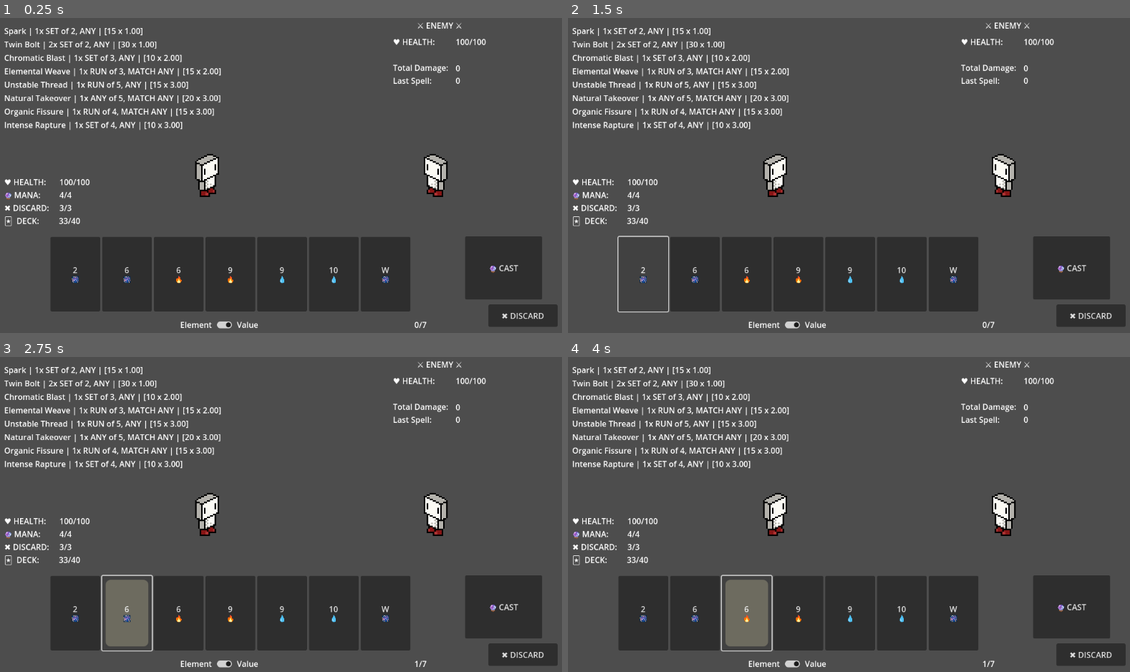
Above: before the commit, frames 1-4 (two rows, left to right).
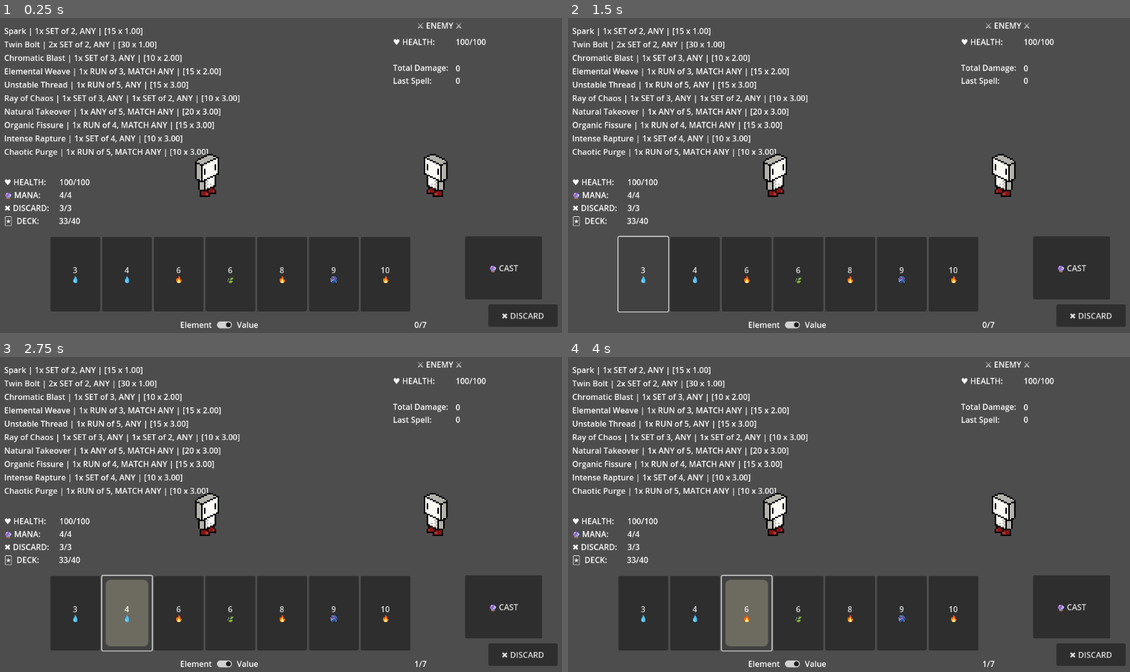
Above: after the commit, the same moments.

Repository: itsdotnickscott/wizard_card_game
Game: Godot game, scene res://scenes/battle.tscn
Two runs of this game, one before a commit and one after it. Both use one fixed random seed, a clock stepped at 60 frames per second and the inputs below.
Inputs (mouse positions are in pixels of both pictures, inside the frame that each line leads up to):
- Up to frame 1 (0.25 s): no input
- Up to frame 2 (1.5 s): click (641, 273) at 0.5 s, where only the run before the commit has a clickable "2 🎆"; click (641, 273) at 1.25 s, where only the run after the commit has a clickable "3 💧"
- Up to frame 3 (2.75 s): click (129, 612) at 2 s, where only the run before the commit has a clickable "6 🎆"
- Up to frame 4 (4 s): click (697, 612) at 2.75 s, where only the run after the commit has a clickable "4 💧"; click "6 🔥" at 3.5 s

The runs differ from the first frame. In frame 1, 2.3% of the frame differs, in the area x 0-70%, y 24-85%; in frame 2, 2.3%; in frame 3, 2.3%; in frame 4, 2.3%.

Commit message:
Analysis major bug fixes
- Continuing to revamp Analysis to be flexible with different types of spells
- Now identifies hand and strongest hand
- Will be able to support more complex spells in the future with recursive features
- Above not tested to full extent, but early tests for full house look fully functioning

Diff:
--- a/scripts/analysis.gd
+++ b/scripts/analysis.gd
@@ -10,18 +10,93 @@
 var deck: Array[Card]
 
 
+## =====  CONSTRUCTOR  ===== ##
+
+
 func _init(spells: Array[Spell], cards: Array[Card]) -> void:
 	spellbook = spells
 	deck = cards
 
 
-## Prints out details of each spell into the console.
+## =====  NON STATIC FUNCTIONS  =====  ##
+
+
+## Prints out details of each [Spell] in [Analysis.spellbook] into the console.
 func analyze_spells() -> void:
 	for spell in spellbook:
-		print(get_spell_info(spell))
-		calc_dmg_stats(spell)
+		print("\n* -------------------------------------------------------------------- *\n")
+		print(get_spell_info(spell) + "\n")
 		sample_probabilities(spell)
-		print()
+
+
+
+
+## Simulates hands and prints the probability the drawn hand matches the given [param spell].
+func sample_probabilities(spell: Spell) -> void:
+	var result := 0
+
+	var min_dmg := INF
+	var max_dmg := 0.0
+	var tot_dmg := 0.0
+
+	var best_hand := []
+
+	var samples := 2000
+
+	for i in range(samples):
+		deck.shuffle()
+		var hand: Array[Card] = []
+		for j in range(HAND_SIZE):
+			hand.append(deck[j])
+
+		if is_valid_spell(spell, hand, false):
+			result += 1
+			var cards = get_hand_from_spell(spell, hand)
+			var dmg = calc_dmg(cards, spell)
+
+			if dmg < min_dmg:
+				min_dmg = dmg
+			elif dmg > max_dmg:
+				max_dmg = dmg
+				best_hand = cards
+
+			tot_dmg += dmg
+
+	print("%d (%0.2f%%)" % [result, float(result) / samples * 100])
+	print("\tBest Hand: ", best_hand)
+	print("\tMin Dmg: ", min_dmg)
+	print("\tAvg Dmg/Cast: %0.2f" % [tot_dmg / result])
+	print("\tMax Dmg: ", max_dmg)
+	print("\tExpected Value: %0.2f" % [tot_dmg / samples])
+
+
+
+## =====  STATIC FUNCTIONS ===== ##
+
+
+## Given an [Array] of [Card] objects,  calculate its
+## damage value when cast with [param spell].
+static func calc_dmg(hand: Array, spell: Spell) -> float:
+	var base: int = spell.base
+
+	for card in hand:
+		base += card.rank
+
+	var dmg = base * spell.multi
+
+	return dmg
+
+
+## Sorts [member Player.hand] by [member Card.rank] if [param by_rank] is [code]true[/code].
+## Otherwise, it sorts it by [member Card.element]. Modifies the existing [Array].
+static func sort_cards(cards: Array[Card], by_rank: bool) -> void:
+	var asc_value := func(a: Card, b: Card) -> int:
+		if by_rank:
+			return a.rank < b.rank
+		else:
+			return a.element < b.element
+
+	cards.sort_custom(asc_value)
 
 
 ## Prints the title and hand composition of a [param spell] onto the console.
@@ -54,150 +129,155 @@
 	return spell.name + " | " + subtitle
 
 
-## Given a [param spell], calculate its min, avg, and max damage values.
-func calc_dmg_stats(spell: Spell) -> void:
-	var min_dmg: float = spell.base
-	var avg_dmg: float = spell.base
-	var max_dmg: float = spell.base
-
+## =====  SPELL VERIFICATION FUNCTIONS  ===== ##
+
+
+## Returns the first [Spell] that can be case from the given [param hand].
+static func get_valid_spell(spells: Array[Spell], hand: Array[Card], exact: bool) -> Spell:
+	for spell in spells:
+		if is_valid_spell(spell, hand, exact):
+			return spell
+
+	return null
+
+
+## Returns [code]true[/code] if given [param hand] works for [param spell].
+static func is_valid_spell(spell: Spell, hand: Array[Card], exact: bool) -> bool:
+	if exact and hand.size() != spell.size():
+		return false
+
+	sort_cards(hand, true)
+
+	var combos := []
 	for i in range(spell.parts()):
+		var part := []
 		match spell.rank_combo[i]:
-			Spell.RankCombo.SET, Spell.RankCombo.ANY:
-				for j in range(spell.quantity[i]):
-					min_dmg += (LOW_CARD + j) * spell.card_amt[i]
-					avg_dmg += ((LOW_CARD + HIGH_CARD) / 2.0) * spell.card_amt[i]
-					max_dmg += (HIGH_CARD - j) * spell.card_amt[i]
+			Spell.RankCombo.SET:
+				part = get_valid_sets(hand, spell, i)
 
 			Spell.RankCombo.RUN:
-				min_dmg += (LOW_CARD + 1) * spell.card_amt[i] * spell.quantity[i]
-
-				var run_avg = func() -> float:
-					var val: float = 0
-					# Calculates main run hands (ie 2 3 4 to 9 10 11)
-					for j in range(HIGH_CARD - LOW_CARD - 1):
-						for k in range(spell.card_amt[i]):
-							val += LOW_CARD + i + j
-
-					# Calculates bridging run (ie 11 2 3)
-					val += HIGH_CARD
-					for j in range(spell.card_amt[i] - 1):
-						val += LOW_CARD + j
-
-					# 9 ways to make a run, avg value of run
-					return val / (HIGH_CARD - LOW_CARD) * spell.quantity[i]
-
-				avg_dmg += run_avg.call()
-				max_dmg += (HIGH_CARD - 1) * spell.card_amt[i] * spell.quantity[i]
-
-	min_dmg *= spell.multi
-	avg_dmg *= spell.multi
-	max_dmg *= spell.multi
-
-	print("min damage: ", min_dmg)
-	print("avg damage: ", avg_dmg)
-	print("max damage: ", max_dmg)
-
-
-## Returns [code][true][/code] if [param card1] and [param card2] are matching the
-## element [param combo].
-static func check_elem_combo(combo: Spell.ElemCombo, card1: Card, card2: Card) -> bool:
-	match combo:
-		Spell.ElemCombo.ANY:
-			return true
-
-		Spell.ElemCombo.MATCH_ANY:
-			return card1.element == card2.element
-
-		_:
+				part = get_valid_runs(hand, spell, i)
+
+			Spell.RankCombo.ANY when spell.elem_combo[i] == Spell.ElemCombo.MATCH_ANY:
+				part = get_valid_match_anys(hand, spell, i)
+
+		if part.size() < spell.quantity[i]:
 			return false
 
-
-## Returns a [Dictionary] with the amount of each rank in [param hand].
-static func count_ranks(hand: Array[Card]) -> Dictionary:
-	var ranks: Dictionary = {}
-
-	for card in hand:
-		if card.rank not in ranks.keys():
-			ranks[card.rank] = 1
-		else:
-			ranks[card.rank] += 1
-
-	return ranks
-
-
-## Returns a [Dictionary] with the amount of each [member Card.element] in [param hand].
-static func count_elems(hand: Array[Card]) -> Dictionary:
-	var elems: Dictionary = {}
-
-	for card in hand:
-		if card.element not in elems.keys():
-			elems[card.element] = 1
-		else:
-			elems[card.element] += 1
-
-	return elems
-
-
-## Simulates hands and prints the probability the drawn hand matches the given [param spell].
-func sample_probabilities(spell: Spell) -> void:
-	var result = 0
-	var samples = 1000
-
-	for i in range(samples):
-		deck.shuffle()
-		var hand: Array[Card] = []
-		for j in range(HAND_SIZE):
-			hand.append(deck[j])
-
-		if has_valid_spell(spell, hand):
-			result += 1
-
-	print("%d (%0.2f%%)" % [result, float(result) / samples * 100])
-
-
-## Returns [code]true[/code] if the given hand has cards within that can be used to cast the
-## [param spell].
-func has_valid_spell(spell: Spell, hand: Array[Card]) -> bool:
+		combos.append(part)
+
+	if get_unique_valid_hand(spell, combos).is_empty():
+		return false
+
+	return true
+
+
+## Assumes hand is already
+static func get_hand_from_spell(spell: Spell, hand: Array[Card]) -> Array:
 	sort_cards(hand, true)
 
+	var combos := []
 	for i in range(spell.parts()):
-		if not has_valid_hand(hand, spell, i):
-			return false
-
-	return true
-
-
-## Returns [code][true][/code] if [Card] objects in [param hand] is able to make a set
-## of [param card_amt].
-func has_valid_hand(hand: Array[Card], spell: Spell, part: int) -> bool:
-	var combos := []
-	match spell.rank_combo[part]:
-		Spell.RankCombo.SET:
-			combos = get_valid_sets(hand, spell, part)
-
-		Spell.RankCombo.RUN:
-			combos = get_valid_runs(hand, spell, part)
-
-		Spell.RankCombo.ANY when spell.elem_combo[part] == Spell.ElemCombo.MATCH_ANY:
-			combos = get_valid_match_anys(hand, spell, part)
-
-	var count := 0
-	var used := []
-
-	combos.reverse()
+		var part := []
+		match spell.rank_combo[i]:
+			Spell.RankCombo.SET:
+				part = get_valid_sets(hand, spell, i)
+
+			Spell.RankCombo.RUN:
+				part = get_valid_runs(hand, spell, i)
+
+			Spell.RankCombo.ANY when spell.elem_combo[i] == Spell.ElemCombo.MATCH_ANY:
+				part = get_valid_match_anys(hand, spell, i)
+
+		combos.append(part)
+
+	return get_unique_valid_hand(spell, combos)
+
+
+static func get_unique_valid_hand(spell: Spell, combos: Array) -> Array:
+	var combinations := []
+
+	for i in range(spell.parts()):
+		combinations.append(get_valid_combinations(spell, i, combos[i]))
+
+	var hands := build_valid_hands(combinations)
+
+	if hands.is_empty():
+		return []
+
+	elif hands.size() > 1:
+		var best: Array = hands[0]
+		var high: float = calc_dmg(hands[0], spell)
+
+		for hand in hands.slice(1):
+			var dmg = calc_dmg(hand, spell)
+
+			if dmg > high:
+				best = hand
+				high = dmg
+
+		return best
+
+	else:
+		return hands[0]
+
+
+## Returns an [Array] of valid hands that could be made from the current part.
+static func get_valid_combinations(spell: Spell, part: int, hands: Array) -> Array:
+	var combos := _get_set_combinations(hands, spell.quantity[part])
+	var valid := []
+
+	# A combo represents ways to make up one part of the spell given the hand
+	# ie. a 2-pair could represent [[Card(2,0), Card(2,1)], [Card(3,0), Card(3,1)]]
 	for combo in combos:
-		var new := true
-		for card in used:
-			if card in combo:
-				new = false
-
-		if new:
-			count += 1
-			used += combo
-
-			if count == spell.quantity[part]:
-				return true
-	return false
+		var used := []
+
+		# A small hand represents one part of the combo ie. [Card(2,0), Card(2,1)]
+		for small_hand in combo:
+			var unique := true
+
+			# Check every card and make sure it is unique
+			for card in small_hand:
+				if card in used:
+					unique = false
+					break
+				used.append(card)
+
+			if not unique:
+				break
+
+		# If used has every unique card needed to cast then add to valid combinations
+		if used.size() == spell.card_amt[part] * spell.quantity[part]:
+			valid.append(used)
+	return valid
+
+
+static func build_valid_hands(combos: Array, part: int=0, hand: Array=[]) -> Array:
+	# Base case: if we've reached the last part then we've constructed a unique hand
+	if part == combos.size():
+		return [hand]
+
+	var hands := []
+
+	for small_hand in combos[part]:
+		var unique := true
+
+		for card in small_hand:
+			if card in hand:
+				unique = false
+				break
+
+		if unique:
+			var finished_hand = build_valid_hands(combos, part + 1, hand + small_hand)
+			# Recursive case: if a card is unique it shows up as an empty array
+			if not finished_hand.is_empty():
+				hands += finished_hand
+
+	# Recursive case: return any finished hands we completed
+	return hands
+
+
+## =====  SPELL-SPECIFIC VERIFIERS  ===== ##
 
 
 static func get_valid_sets(hand: Array[Card], spell: Spell, part: int) -> Array:
@@ -217,7 +297,6 @@
 	for s in sets:
 		hands += _get_set_combinations(s, spell.card_amt[part])
 
-	#print(hands)
 	return hands
 
 
@@ -232,7 +311,7 @@
 			for r in runs:
 				# Last card of run is 1 below current card
 				if card.rank == r[-1].rank + 1:
-					if check_elem_combo(spell.elem_combo[part], r[-1], card):
+					if _check_elem_combo(spell.elem_combo[part], r[-1], card):
 						r.append(card)
 						added = true
 						break
@@ -242,7 +321,7 @@
 				if card.rank == 11:
 					for r in runs:
 						if r[0].rank == 2:
-							if check_elem_combo(spell.elem_combo[part], r[-1], card):
+							if _check_elem_combo(spell.elem_combo[part], r[-1], card):
 								r.append(card)
 								break
 						elif r[0].rank > 2:
@@ -282,6 +361,49 @@
 	return hands
 
 
+## =====  HELPER FUNCTIONS  ===== ##
+
+
+## Returns [code][true][/code] if [param card1] and [param card2] are matching the
+## element [param combo].
+static func _check_elem_combo(combo: Spell.ElemCombo, card1: Card, card2: Card) -> bool:
+	match combo:
+		Spell.ElemCombo.ANY:
+			return true
+
+		Spell.ElemCombo.MATCH_ANY:
+			return card1.element == card2.element
+
+		_:
+			return false
+
+
+## Returns a [Dictionary] with the amount of each rank in [param hand].
+static func _count_ranks(hand: Array[Card]) -> Dictionary:
+	var ranks: Dictionary = {}
+
+	for card in hand:
+		if card.rank not in ranks.keys():
+			ranks[card.rank] = 1
+		else:
+			ranks[card.rank] += 1
+
+	return ranks
+
+
+## Returns a [Dictionary] with the amount of each [member Card.element] in [param hand].
+static func _count_elems(hand: Array[Card]) -> Dictionary:
+	var elems: Dictionary = {}
+
+	for card in hand:
+		if card.element not in elems.keys():
+			elems[card.element] = 1
+		else:
+			elems[card.element] += 1
+
+	return elems
+
+
 static func _get_run_combinations(cards: Array, size: int) -> Array:
 	var combinations := []
 
@@ -301,122 +423,19 @@
 static func _get_set_combinations(cards: Array, size: int) -> Array:
 	# Base cases
 	if size == 0:
-		return [[]]  # Return a 2D array with an empty combination
+		return [[]] # Return a 2D array with an empty combination
 	if size > cards.size():
-		return []  # No combinations possible
-
-    # Recursive step: take one card and find combinations of the rest
+		return [] # No combinations possible
+
+	# Recursive step: take one card and find combinations of the rest
 	var combinations := []
 
 	for i in range(cards.size()):
-		var card: Card = cards[i]
-		var remaining_cards := cards.slice(i + 1)  # Take cards after the current one
+		var card = cards[i]
+		var remaining_cards := cards.slice(i + 1) # Take cards after the current one
 		var smaller_combinations := _get_set_combinations(remaining_cards, size - 1)
 
 		for combination in smaller_combinations:
 			combinations.append([card] + combination)
 
 	return combinations
-
-
-## Given an [Array] of [Card] objects, find the spell matching the selection and calculate its
-## damage value.
-static func calc_dmg(hand: Array[Card], spell: Spell) -> float:
-	# Check for valid spell in spellbook
-	if is_valid_spell(spell, hand):
-		var base: int = spell.base
-
-		for card in hand:
-			base += card.rank
-
-		var dmg = base * spell.multi
-
-		print(spell.name + " - ", dmg)
-
-		return dmg
-
-	return 0
-
-
-## Sorts [member Player.hand] by [member Card.rank] if [param by_rank] is [code]true[/code].
-## Otherwise, it sorts it by [member Card.element]. Modifies the existing [Array].
-static func sort_cards(cards: Array[Card], by_rank: bool) -> void:
-	var asc_value := func (a: Card, b: Card) -> int:
-		if by_rank:
-			return a.rank < b.rank
-		else:
-			return a.element < b.element
-
-	cards.sort_custom(asc_value)
-
-
-## Returns the first [Spell] that can be case from the given [param hand].
-static func get_valid_spell(spells: Array[Spell], hand: Array[Card]) -> Spell:
-	for spell in spells:
-		if is_valid_spell(spell, hand):
-			return spell
-
-	return null
-
-
-## Returns [code]true[/code] if given [param hand] works for [param spell].
-static func is_valid_spell(spell: Spell, hand: Array[Card]) -> bool:
-	if hand.size() != spell.size():
-		return false
-
-	sort_cards(hand, true)
-
-	var combos := []
-	for i in range(spell.parts()):
-		var part := []
-		match spell.rank_combo[i]:
-			Spell.RankCombo.SET:
-				part = get_valid_sets(hand, spell, i)
-
-			Spell.RankCombo.RUN:
-				part = get_valid_runs(hand, spell, i)
-
-			Spell.RankCombo.ANY when spell.elem_combo[i] == Spell.ElemCombo.MATCH_ANY:
-				part = get_valid_match_anys(hand, spell, i)
-
-		combos.append(part)
-
-	if get_unique_valid_hand(spell, combos).is_empty():
-		return false
-
-	return true
-
-
-static func get_unique_valid_hand(spell: Spell, combos: Array) -> Array:
-	var combinations := []
-	# A part represents ways to make up one part of the spell given the hand
-	# ie. a 2-pair could represent [[Card(2,0), Card(2,1)], [Card(3,0), Card(3,1)]]
-	for part in combos:
-		var used := []
-		var unique := true
-
-		# A small hand represents certain cards that make up the part in whole
-		# ie. a 2-pair could have small hand [Card(2,0), Card(2,1)]
-		for small_hand in part:
-			for card in small_hand:
-				if card in used:
-					unique = false
-					break
-				used.append(card)
-
-			if not unique:
-				break
-
-		if not unique:
-			return []
-
-		var result = []
-		for small_hand in part:
-			result += small_hand
-		combinations.append(result)
-
-	for combo in combinations:
-		if combo.size() == spell.size():
-			return combo
-
-	return []
--- a/scripts/battle.gd
+++ b/scripts/battle.gd
@@ -35,6 +35,7 @@
 		print("No spell found!")
 	else:
 		var dmg := Analysis.calc_dmg(selected_cards, spell)
+		print(spell.name + " - ", dmg)
 		enemy.take_dmg(dmg)
 		total_dmg += dmg
 
--- a/scripts/player.gd
+++ b/scripts/player.gd
@@ -44,7 +44,7 @@
 		hand.erase(card)
 		discard.append(card)
 
-	return Analysis.get_valid_spell(spellbook, selected_cards)
+	return Analysis.get_valid_spell(spellbook, selected_cards, true)
 
 
 ## Discards given [Card] objects from the [member Player.hand]. Returns [code]true[/code] if
@@ -130,4 +130,5 @@
 	max_deck_size = deck.size()
 	spellbook = Spell.get_all_spells() #_create_base_spellbook()
 	var analysis = Analysis.new(Spell.get_all_spells(), deck)
+	#var analysis = Analysis.new([Spell.get_from_id("ray")], deck)
 	analysis.analyze_spells()
--- a/scripts/spell.gd
+++ b/scripts/spell.gd
@@ -50,13 +50,13 @@
 
 static func get_spell_library() -> Dictionary:
 	return {
-		"bolt": Spell.new(
+		"spark": Spell.new(
 			"Spark",
 			[Spell.RankCombo.SET], [Spell.ElemCombo.ANY],
 			[2], [1], 15, 1.0
 		),
 
-		"orb": Spell.new(
+		"bolt": Spell.new(
 			"Twin Bolt",
 			[Spell.RankCombo.SET], [Spell.ElemCombo.ANY],
 			[2], [2], 30, 1.0
@@ -80,6 +80,12 @@
 			[5], [1], 15, 3.0
 		),
 
+		"ray": Spell.new(
+			"Ray of Chaos",
+			[Spell.RankCombo.SET, Spell.RankCombo.SET], [Spell.ElemCombo.ANY, Spell.ElemCombo.ANY],
+			[3, 2], [1, 1], 10, 3.0
+		),
+
 		"takeover": Spell.new(
 			"Natural Takeover",
 			[Spell.RankCombo.ANY], [Spell.ElemCombo.MATCH_ANY],
@@ -96,6 +102,12 @@
 			"Intense Rapture",
 			[Spell.RankCombo.SET], [Spell.ElemCombo.ANY],
 			[4], [1], 10, 3.0
+		),
+
+		"purge": Spell.new(
+			"Chaotic Purge",
+			[Spell.RankCombo.RUN], [Spell.ElemCombo.MATCH_ANY],
+			[5], [1], 10, 3.0
 		),
 	}
 
